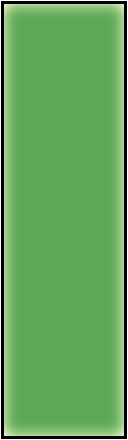
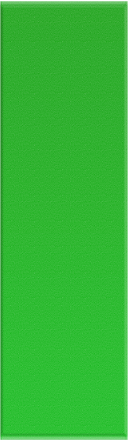
Layers edited between the first and the second 128px x 440px image:
removed layer "Rectangle 1" over [1, 1, 127, 439]
showed "Rounded Rectangle 1", painted on it over [0, 1, 128, 440]
